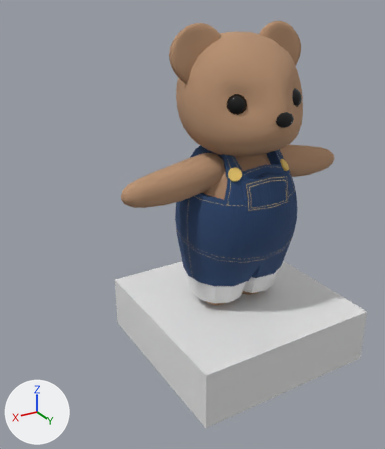
An edit to the Blender file Bear.blend, drawn before and after from the same camera.
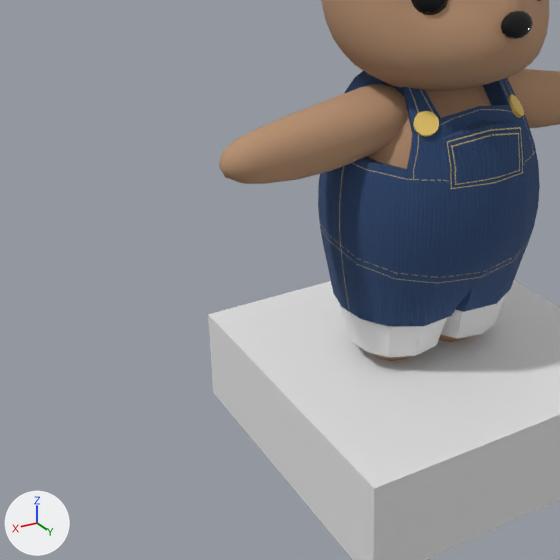
Old and new are each drawn whole from a camera (50 mm lens) standing at (1.71, 2.34, 0.77) and looking at (0.3, 0.0, -0.4) and again close up on the part from 0% to 80% of the width and 24% to 92% of the height. Arrows for +X, +Y and +Z are at lower left; the lights stay in place. The last two pictures show the newer version.

In view in the first close-up: 'Arm_L', 'Arm_R', 'Body', 'Cube', 'Head', 'Nose', 'Overalls' and 1 more.
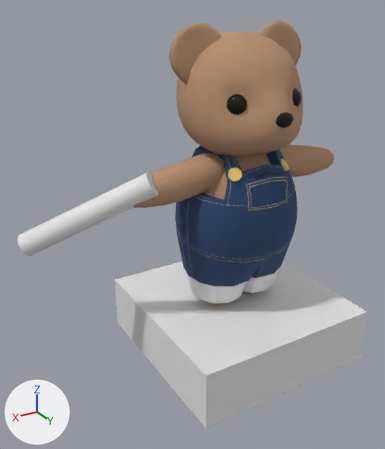
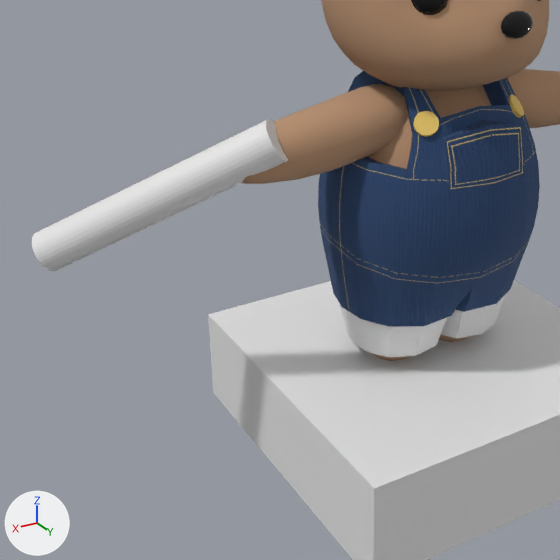
Patch to the scene script:
```diff
--- a/Bear.blend.py
+++ b/Bear.blend.py
@@ me_cylinder @@
+me_cylinder.from_pydata(...)  # a 32-sided cylinder along z spanning x -1.0..1.0, y -1.0..1.0, z -1.0..1.0
@@ ob_stick @@
+ob_stick = bpy.data.objects.new('Stick', me_cylinder)
+ob_stick.location = (0.858, -0.137, -0.278)
+ob_stick.rotation_euler = (2.41, -0.903, 0.241)  # degrees (138, -52, 14)
+ob_stick.scale = (0.0635, 0.0635, 0.393)
```

Location of each change, (x1, y1, x2, y2) in pixels of the close-ups (560 x 560 px):
'Stick', added
    after: (32, 119, 288, 271)
